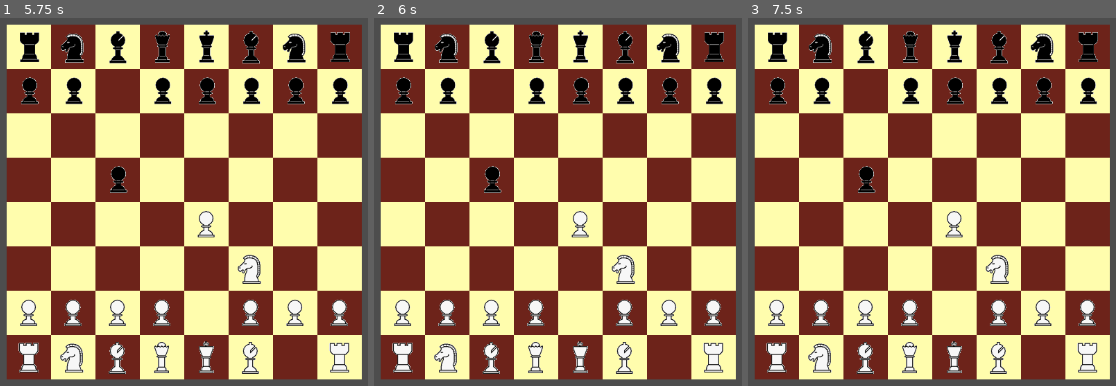
Above: before the commit, frames 1-3 (left to right).
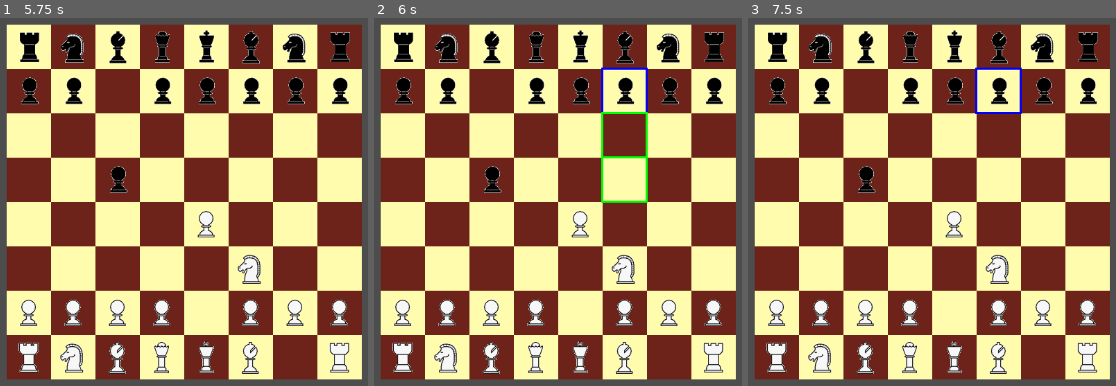
Above: after the commit, the same moments.

Repository: jsmrcina/gchess
Game: Godot game, scene res://scenes/main.tscn
The game is run twice, just before and just after one commit, with the same random seed, the same clock (stepped at 60 frames per second) and the same inputs.
Inputs (mouse positions are in pixels of both pictures, inside the frame that each line leads up to):
- Up to frame 1 (5.75 s): tap Enter at 0.5, 2, 3.5 s; move the mouse to (outside the picture) at 0.52 s; click (outside the picture) at 0.6 s; tap Space at 1.25, 2.75, 4.25 s; move the mouse to (213, 235) at 1.27 s; click (213, 235) at 1.35 s; move the mouse to (outside the picture) at 2.02 s; click (outside the picture) at 2.1 s; move the mouse to (331, 305) at 2.77 s; click (331, 305) at 2.85 s; move the mouse to (outside the picture) at 3.52 s; click (outside the picture) at 3.6 s; move the mouse to (132, 146) at 4.27 s; click (132, 146) at 4.35 s; move the mouse to (outside the picture) at 5.02 s; click (outside the picture) at 5.1 s
- Up to frame 2 (6 s): move the mouse to (624, 102) at 5.77 s; click (624, 102) at 5.85 s
- Up to frame 3 (7.5 s): move the mouse to (outside the picture) at 6.52 s; click (outside the picture) at 6.6 s; move the mouse to (961, 235) at 7.27 s; click (961, 235) at 7.35 s

Frame 1 is identical in both runs. In frame 2, 0.9% of the frame differs, in the area x 61-75%, y 13-51%; in frame 3, 0.4%.

Commit message:
Start adding tile markers

Diff:
--- /dev/null
+++ b/TileMarker.gd
@@ -0,0 +1,18 @@
+extends Node2D
+
+var color : Color = Color.GREEN
+
+func set_color(c):
+	color = c
+
+func _draw():
+	draw_rect(Rect2(0, 0, $"/root/Constants".TILE_WIDTH, $"/root/Constants".TILE_WIDTH), color, false, 3)
+
+# Called when the node enters the scene tree for the first time.
+func _ready():
+	pass # Replace with function body.
+
+
+# Called every frame. 'delta' is the elapsed time since the previous frame.
+func _process(delta):
+	pass
--- /dev/null
+++ b/entities/tile_marker.tscn
@@ -0,0 +1,6 @@
+[gd_scene load_steps=2 format=3 uid="uid://bknyt3jr1wtsx"]
+
+[ext_resource type="Script" path="res://TileMarker.gd" id="1_144kb"]
+
+[node name="TileMarker" type="Node2D"]
+script = ExtResource("1_144kb")
--- a/scenes/main.tscn
+++ b/scenes/main.tscn
@@ -1,9 +1,10 @@
-[gd_scene load_steps=6 format=3 uid="uid://cbmvjf3ejtrbg"]
+[gd_scene load_steps=7 format=3 uid="uid://cbmvjf3ejtrbg"]
 
 [ext_resource type="Script" path="res://systems/MainGame.gd" id="1_r2qtu"]
 [ext_resource type="Script" path="res://scenes/Tiles.gd" id="1_whl31"]
 [ext_resource type="PackedScene" uid="uid://d0nhad3sfsena" path="res://entities/tile.tscn" id="2_yaddp"]
 [ext_resource type="Script" path="res://systems/PieceManager.gd" id="3_bjd1x"]
+[ext_resource type="PackedScene" uid="uid://bknyt3jr1wtsx" path="res://entities/tile_marker.tscn" id="4_uer28"]
 [ext_resource type="Script" path="res://systems/MoveGenerator.gd" id="5_68qmr"]
 
 [node name="MainGame" type="Node2D"]
@@ -15,6 +16,13 @@
 
 [node name="Tile" parent="Tiles" instance=ExtResource("2_yaddp")]
 
+[node name="Markers" type="Node2D" parent="."]
+position = Vector2(50, 50)
+
+[node name="TileMarker" parent="Markers" instance=ExtResource("4_uer28")]
+visible = false
+position = Vector2(50, 50)
+
 [node name="PieceManager" type="Node" parent="."]
 script = ExtResource("3_bjd1x")
 
--- a/systems/MainGame.gd
+++ b/systems/MainGame.gd
@@ -2,18 +2,22 @@
 
 var Coord = load("res://systems/coord.gd")
 var Piece = preload("res://entities/piece.tscn")
+var TileMarker = preload("res://entities/tile_marker.tscn")
 var MoveGenerator = load("res://systems/MoveGenerator.gd")
 
 var board_enabled : bool = true
 var board : Array = []
+var markers : Array = []
 var player_turn
 var in_check : Array[bool] = [false, false]
 var castling_permission : Array[bool] = [true, true, true, true]
 var half_moves : int = 0
 var full_moves : int = 1
 var move_generator
+
 var selected_tile
 var selected_piece
+var moves : Array = []
 
 # Called when the node enters the scene tree for the first time.
 func _ready():
@@ -21,8 +25,15 @@
 
 	for r in range(0, $"/root/Constants".BOARD_WIDTH_IN_TILES):
 		board.append([])
+		markers.append([])
 		for c in range(0, $"/root/Constants".BOARD_HEIGHT_IN_TILES):
 			board[r].append(null)
+			var tileMarker = TileMarker.instantiate()
+			tileMarker.position.x = c * $"/root/Constants".TILE_WIDTH
+			tileMarker.position.y = r * $"/root/Constants".TILE_HEIGHT
+			tileMarker.visible = false
+			$Markers.add_child(tileMarker)
+			markers[r].append(tileMarker)
 
 	player_turn = $"/root/Globals".PieceColor.WHITE
 
@@ -74,9 +85,9 @@
 		var attacked_square = item[1]
 		var piece_at_attacked_location = get_coord(attacked_square)
 		if piece_at_attacked_location != null:
-			if piece_at_attacked_location.get_type() == $"/root/Globals".PieceType.KING and piece_at_attacked_location.get_color() == $"/root/Globals".Piece.get_opposite_color(
+			if piece_at_attacked_location.get_type() == $"/root/Globals".PieceType.KING and piece_at_attacked_location.get_color() == get_opposite_color(
 					player_turn):
-				in_check[$"/root/Globals".get_opposite_color(player_turn)] = true
+				in_check[get_opposite_color(player_turn)] = true
 
 func flip_turn():
 	if is_game_over():
@@ -97,10 +108,45 @@
 func reset_half_moves():
 	half_moves = 0
 
+func update_markers(valid_moves):
+	for row in markers:
+		for marker in row:
+			marker.visible = false
+
+	if selected_tile != null:
+		markers[selected_tile.get_row()][selected_tile.get_col()].set_color(Color.BLUE)
+		markers[selected_tile.get_row()][selected_tile.get_col()].visible = true
+
+	if valid_moves != null:
+		for item in valid_moves:
+			var move_type = item[0]
+			var valid_move = item[1]
+			var color = Color.GREEN
+
+			if move_type == MoveGenerator.MoveType.ATTACK:
+				color = Color.RED
+			elif move_type == MoveGenerator.MoveType.NORMAL_OR_ATTACK:
+				color = Color.ORANGE_RED
+
+			markers[valid_move.get_row()][valid_move.get_col()].set_color(color)
+			markers[valid_move.get_row()][valid_move.get_col()].visible = true
+
+#	for r in range(0, $"/root/Constants".BOARD_WIDTH_IN_TILES):
+#		for c in range(0, $"/root/Constants".BOARD_HEIGHT_IN_TILES):
+#			board[r].append(null)
+#			var tileMarker = TileMarker.instantiate()
+#			tileMarker.position.x = c * $"/root/Constants".TILE_WIDTH
+#			tileMarker.position.y = r * $"/root/Constants".TILE_HEIGHT
+#			tileMarker.visible = false
+#			$Markers.add_child(tileMarker)
+#			markers[r].append(tileMarker)
+
 func handle_click(boundingRectangle, pos):
 
 	#if not board_enabled:
 	#	return False
+
+	var markers_moves = null
 
 	var tile_w = boundingRectangle.size.x / get_width()
 	var tile_h = boundingRectangle.size.y / get_height()
@@ -195,6 +241,10 @@
 		else:
 			print("Must select king when in check")
 
+		markers_moves = move_generator.get_valid_moves(selected_piece, selected_tile, self, false)
+
+	update_markers(markers_moves)
+
 func set_coord(coord, piece):
 	board[coord.get_col()][coord.get_row()] = piece
 	# 64 is the width of the tiles, 6 is the offset to make the piece centered
--- a/systems/MoveGenerator.gd
+++ b/systems/MoveGenerator.gd
@@ -134,24 +134,17 @@
 func determinePossibleKnightMoves(piece, location, board, includeAllAttacks, possible_moves):
 	var cardinal_directions = [Direction.RANK_UP, Direction.RANK_DOWN, Direction.FILE_UP, Direction.FILE_DOWN]
 
-	var i = 0
-	var j = 3
+	for r in cardinal_directions.slice(0, 2):
+		var twoInRank = location.get_in_direction(r).get_in_direction(r)
+		for f in cardinal_directions.slice(2, 4):
+			var oneInFile = twoInRank.get_in_direction(f)
+			addNormalOrAttackMove(board, oneInFile, possible_moves)
 
-	while i < 2:
-		var twoInRank = location.get_in_direction(cardinal_directions[i]).get_in_direction(cardinal_directions[i])
-		while j > 1:
-			var oneInFile = twoInRank.get_in_direction(cardinal_directions[j])
-			addNormalOrAttackMove(board, oneInFile, possible_moves)
-			j = j - 1
-		i = i + 1
-
-	while i < 4:
-		var twoInFile = location.get_in_direction(cardinal_directions[i]).get_in_direction(cardinal_directions[i])
-		while j >= 0:
-			var oneInRank = twoInFile.get_in_direction(cardinal_directions[j])
+	for r in cardinal_directions.slice(2, 4):
+		var twoInFile = location.get_in_direction(r).get_in_direction(r)
+		for f in cardinal_directions.slice(0, 2):
+			var oneInRank = twoInFile.get_in_direction(f)
 			addNormalOrAttackMove(board, oneInRank, possible_moves)
-			j = j - 1
-		i = i + 1
 
 func get_valid_moves(piece, location, board, includeAllAttacks):
 	var possible_moves = []
